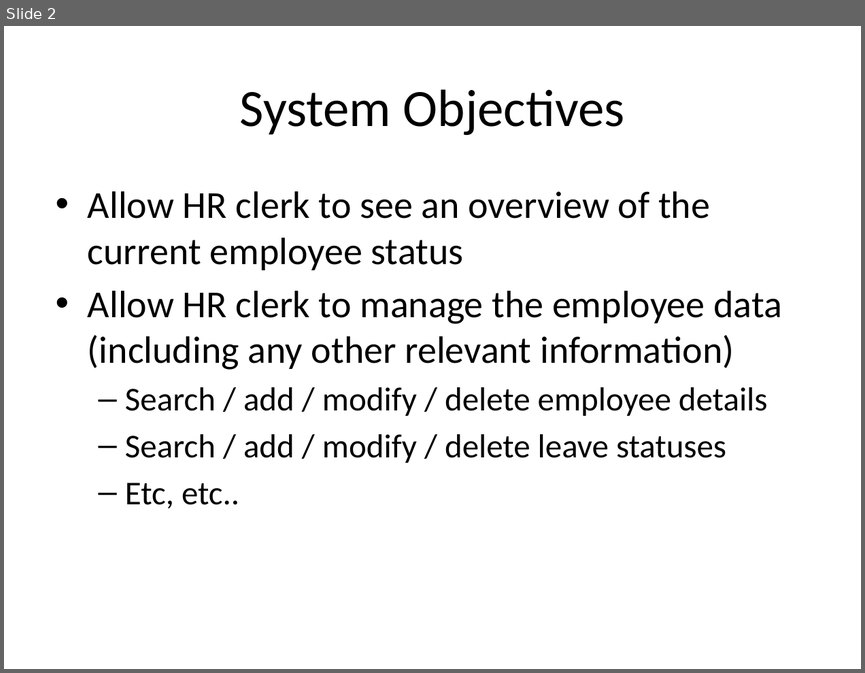
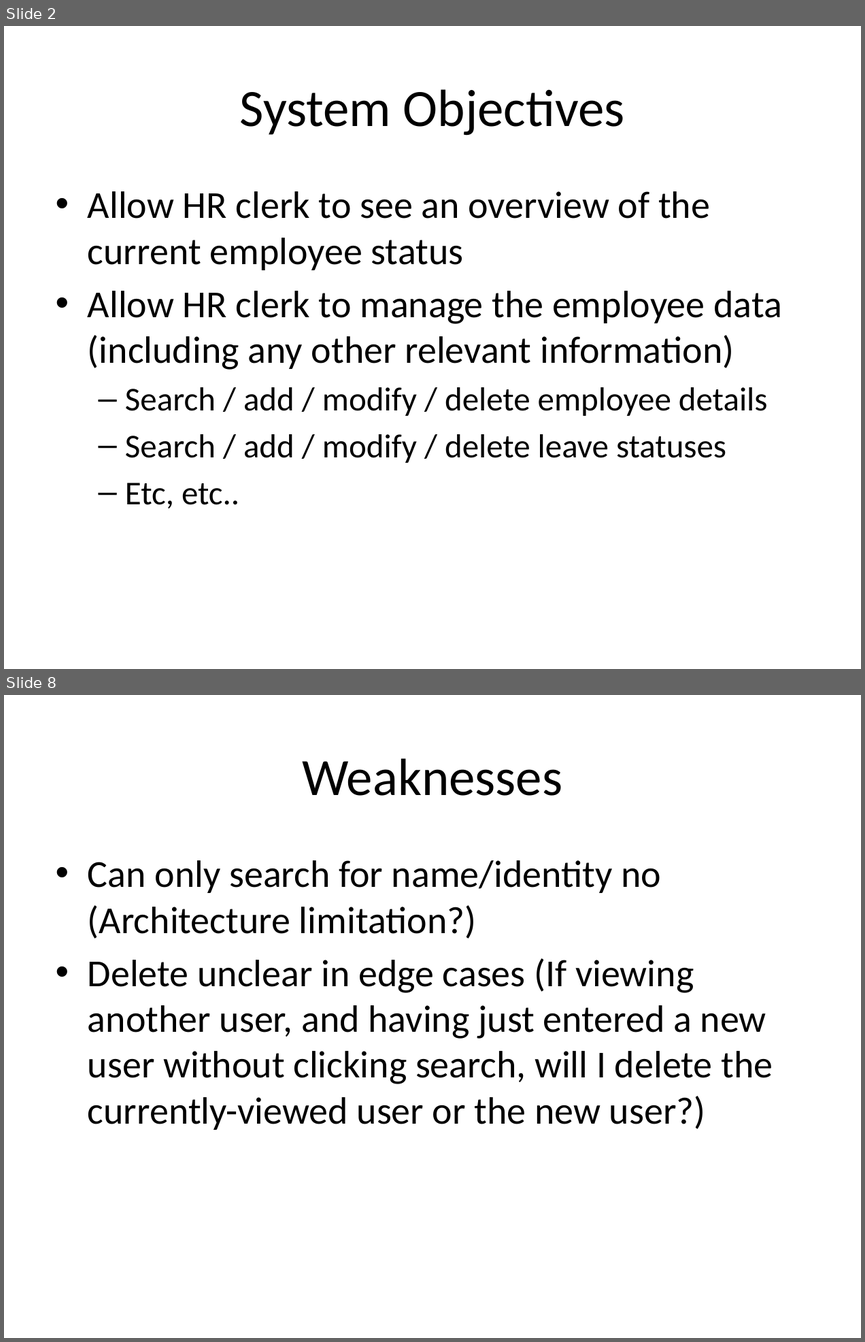
Before and after one commit to cs3249-microscope/main, a slide deck: Critique/3249critiquepresentation.pptx. Shown one above the other, each under a label of ours: slide 2 before the commit, slides 2 and 8 after it; the slides between them are not shown. The pictures are 865x673 and 865x1342 pixels, drawn with LibreOffice and Linux fonts; fonts in the diff are those of the drawing. Boxes give left, top, right and bottom in pixels: in the first picture for what was removed or moved away, otherwise in the second. Text is boxed around its words. In the diff, an @@ line names an element or a change of style, - is before the commit and + after.

Commit message:
Updated with strengths/weaknesses

```diff
--- a/Critique/3249critiquepresentation.pptx
+++ b/Critique/3249critiquepresentation.pptx
@@ slide 8 added at [4,695,861,1338], background #FFFFFF @@
@@ title added at [302,758,562,796], 44 pt, text #000000 @@
+Weaknesses
@@ text added at [88,860,772,1130], 32 pt, text #000000 @@
+• Can only search for name/identity no (Architecture limitation?)
+• Delete unclear in edge cases (If viewing another user, and having just entered a new user without clicking search, will I delete the currently-viewed user or the new user?)
```
Also in this commit, not shown: 9 other slides added, 2 slides removed.
